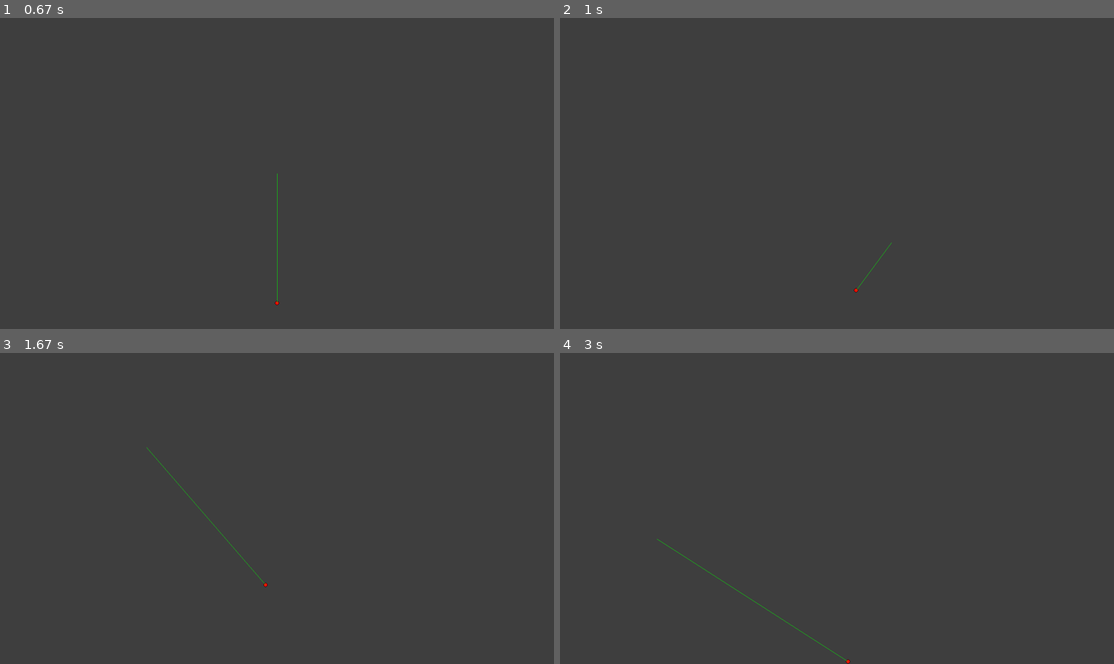
Above: before the commit, frames 1-4 (two rows, left to right).
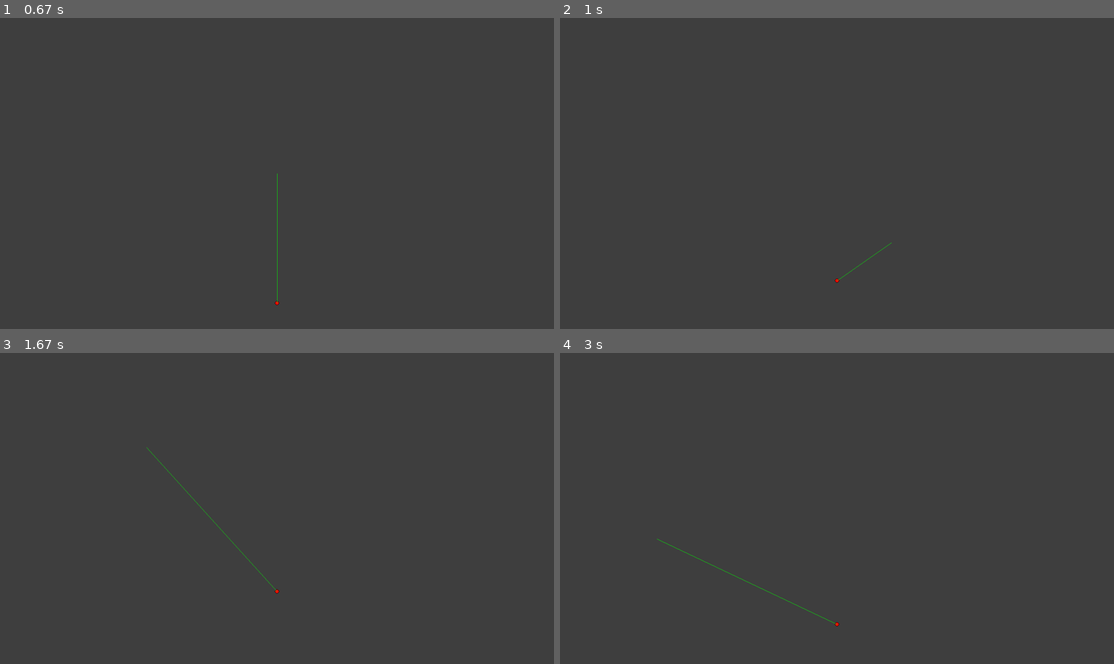
Above: after the commit, the same moments.

Repository: sayohnahilan/Pygame-ProjectileMotion
Game: pygame game, started from app.py
The game is run twice, just before and just after one commit, with the same random seed, the same clock (stepped at 60 frames per second) and the same inputs.
Inputs (mouse positions are in pixels of both pictures, inside the frame that each line leads up to):
- Up to frame 1 (0.67 s): click (277, 173) at 0.38 s
- Up to frame 2 (1 s): click (892, 241) at 0.72 s
- Up to frame 3 (1.67 s): click (481, 617) at 1.05 s; click (144, 446) at 1.38 s
- Up to frame 4 (3 s): click (837, 545) at 1.72 s; click (759, 443) at 2.05 s; click (1030, 589) at 2.38 s; click (654, 539) at 2.72 s

Frame 1 is identical in both runs. In frame 2, less than 0.1% of the frame differs, in the area x 49-60%, y 72-89%; in frame 3, 0.2%; in frame 4, 0.2%, in the area x 17-53%, y 59-100%.

Commit message:
disAllowClickWhenMoving

Diff:
--- a/app.py
+++ b/app.py
@@ -25,12 +25,13 @@
 angle = 0
 clock = pygame.time.Clock()
 inProgress = False
+
 myBall = ball(round(width/2), (height - ballRadius - 1), ballRadius, (255, 0, 0))
 
 while playing:
     clock.tick(200)
     if inProgress:
-        if myBall.y < height:
+        if (myBall.y < (height - ballRadius)):
             time += timeInc
             new = goBall(xCurrent, yCurrent, power, angle, time)
             myBall.x = new[0]
@@ -48,12 +49,13 @@
             playing = False
 
         if event.type == pygame.MOUSEBUTTONDOWN:
-            inProgress = True
-            xCurrent = myBall.x
-            yCurrent = myBall.y
-            mouse = pygame.mouse.get_pos()
-            angle = findAngle(mouse, myBall)
-            power = math.sqrt((project[1][1]-project[0][1])**2 +(project[1][0]-project[0][1])**2) / powerDivider
+            if not inProgress:
+                inProgress = True
+                xCurrent = myBall.x
+                yCurrent = myBall.y
+                mouse = pygame.mouse.get_pos()
+                angle = findAngle(mouse, myBall)
+                power = math.sqrt((project[1][1]-project[0][1])**2 +(project[1][0]-project[0][1])**2) / powerDivider
 
 pygame.quit()
 quit()
